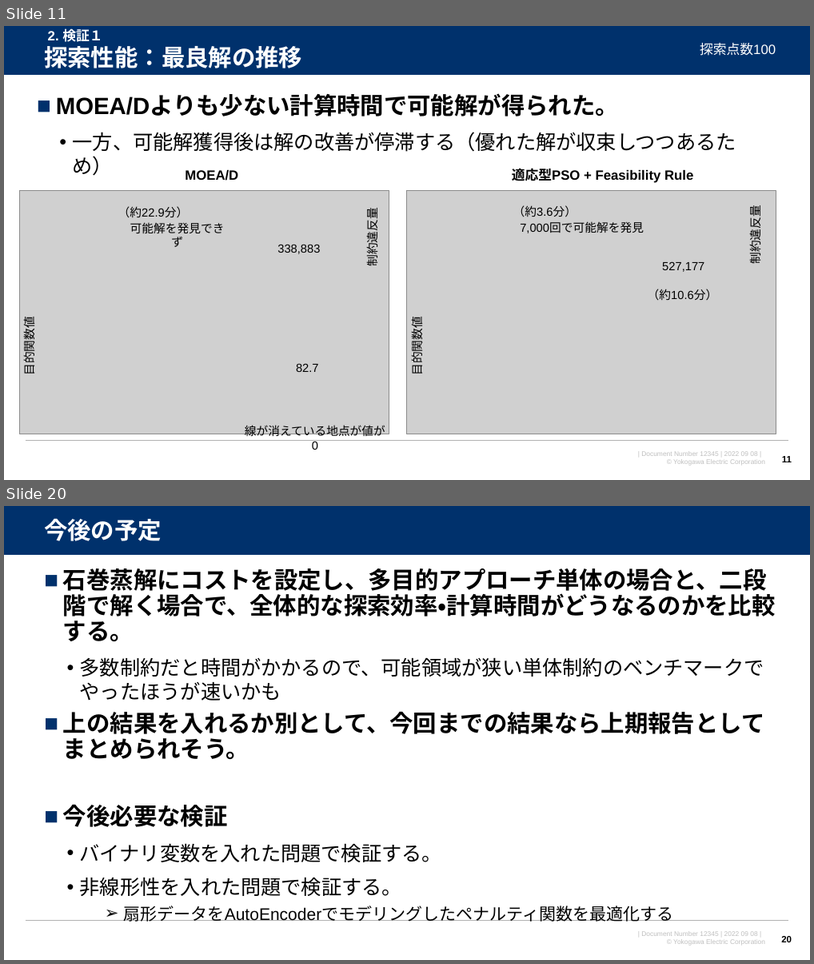
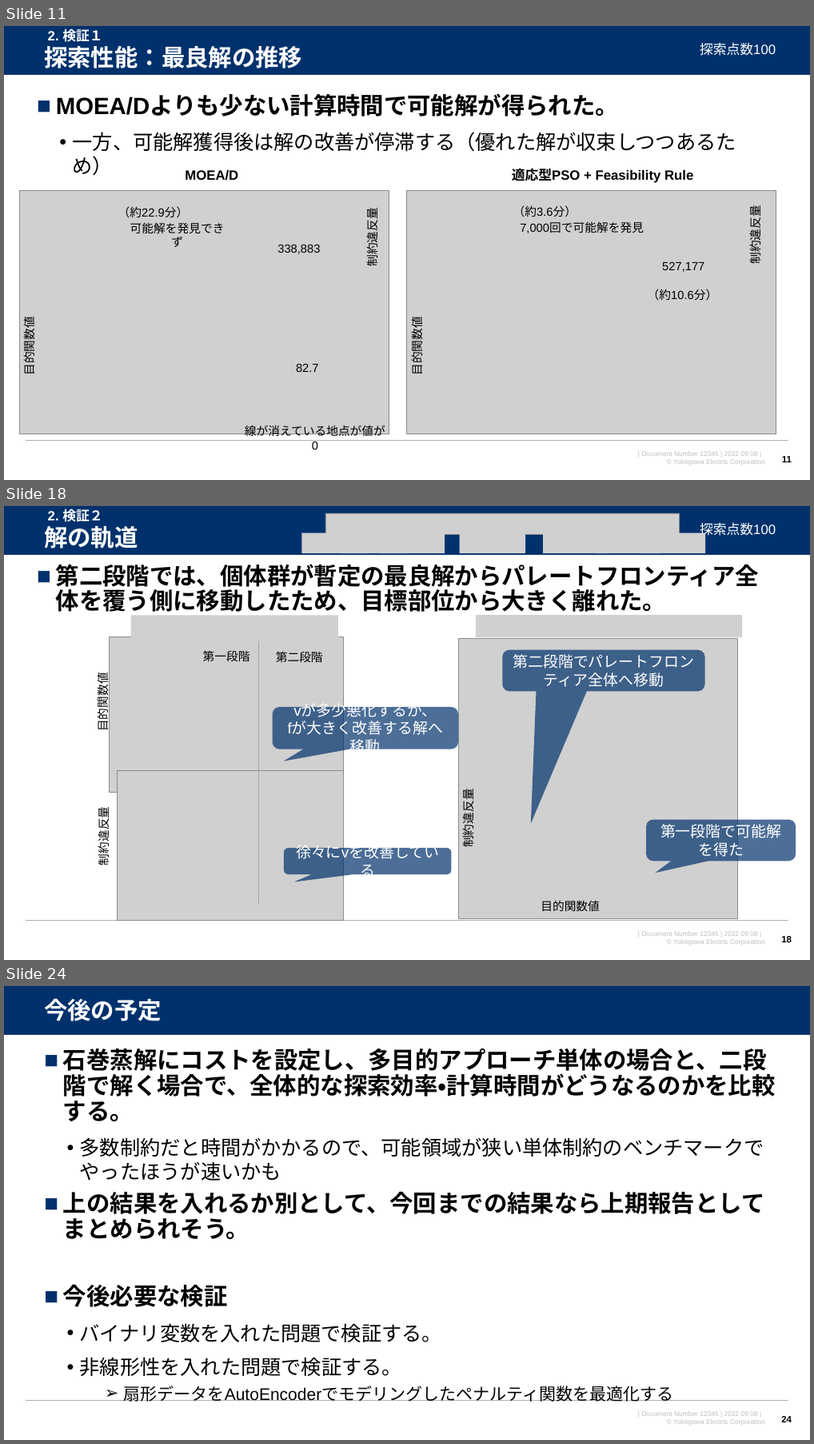
Before and after one commit to watarukumagai-git/opt, a slide deck: opt/220915_スケジューリング問題の検証_rev.0.pptx. Shown one above the other, each under a label of ours: slides 11 and 20 before the commit, slides 11, 18 and 24 after it; the slides between them are not shown. The pictures are 814x964 and 814x1444 pixels, drawn with LibreOffice and Linux fonts; fonts in the diff are those of the drawing; grey boxes stand for pictures; background and template pictures are left out. Boxes give left, top, right and bottom in pixels: in the first picture for what was removed or moved away, otherwise in the second. Text is boxed around its words. In the diff, an @@ line names an element or a change of style, - is before the commit and + after.

```diff
--- a/opt/220915_スケジューリング問題の検証_rev.0.pptx
+++ b/opt/220915_スケジューリング問題の検証_rev.0.pptx
@@ slide 18 added at box(4, 506, 810, 960), background #FFFFFF; not listed: 4 template elements that a slide beside it also shows @@
@@ title added at box(44, 526, 138, 548), 28 pt, text #FFFFFF, bold @@
+解の軌道
@@ text added at box(48, 508, 102, 522), 16 pt, text #FFFFFF, bold @@
+2. 検証２
@@ picture added at box(326, 513, 680, 535) @@
@@ text added at box(700, 523, 776, 538), 16 pt, text #FFFFFF @@
+探索点数100
@@ picture added at box(302, 533, 367, 554) @@
@@ picture added at box(341, 533, 407, 554) @@
@@ picture added at box(379, 533, 445, 554) @@
@@ picture added at box(460, 533, 526, 554) @@
@@ picture added at box(544, 533, 610, 554) @@
@@ picture added at box(595, 533, 661, 554) @@
@@ picture added at box(640, 533, 706, 554) @@
@@ text added at box(56, 564, 759, 616), 28 pt, text #000000, bold @@
+■ 第二段階では、個体群が暫定の最良解からパレートフロンティア全体を覆う側に移動したため、目標部位から大きく離れた。
@@ picture added at box(131, 616, 338, 638) @@
@@ picture added at box(476, 615, 742, 637) @@
@@ picture added at box(110, 636, 344, 792) @@
@@ line added from (258, 641) to (258, 904), #A6A6A6 0.5 pt @@
@@ picture added at box(459, 639, 738, 919) @@
@@ text added at box(203, 650, 250, 661), 14 pt, text #000000 @@
+第一段階
@@ text added at box(276, 651, 323, 662), 14 pt, text #000000 @@
+第二段階
@@ rounded speech box added at box(502, 650, 705, 691), fill #00316C at 70% opacity, 18 pt, text #FFFFFF @@
+第二段階でパレートフロンティア全体へ移動
@@ text added at box(94, 678, 111, 730), 14 pt, text #000000 @@
+目的関数値
@@ rounded speech box added at box(273, 707, 459, 749), fill #00316C at 70% opacity, 18 pt, text #FFFFFF @@
+vが多少悪化するが、
+fが大きく改善する解へ移動
@@ picture added at box(117, 770, 344, 920) @@
@@ text added at box(94, 812, 111, 864), 14 pt, text #000000 @@
+制約違反量
@@ text added at box(459, 794, 476, 846), 14 pt, text #000000 @@
+制約違反量
@@ rounded speech box added at box(646, 820, 796, 860), fill #00316C at 70% opacity, 18 pt, text #FFFFFF @@
+第一段階で可能解を得た
@@ rounded speech box added at box(284, 848, 452, 875), fill #00316C at 70% opacity, 18 pt, text #FFFFFF @@
+徐々にvを改善している
@@ text added at box(541, 900, 600, 911), 14 pt, text #000000 @@
+目的関数値
@@ page number added at box(782, 936, 792, 942), 11 pt, text #000000, bold @@
+18
@@ what was slide 20 is now slide 24 @@
@@ page number at box(782, 1416, 792, 1422): text changed @@
-20
+24
```
Also in this commit, not shown: 12 slides changed, 5 other slides added.
